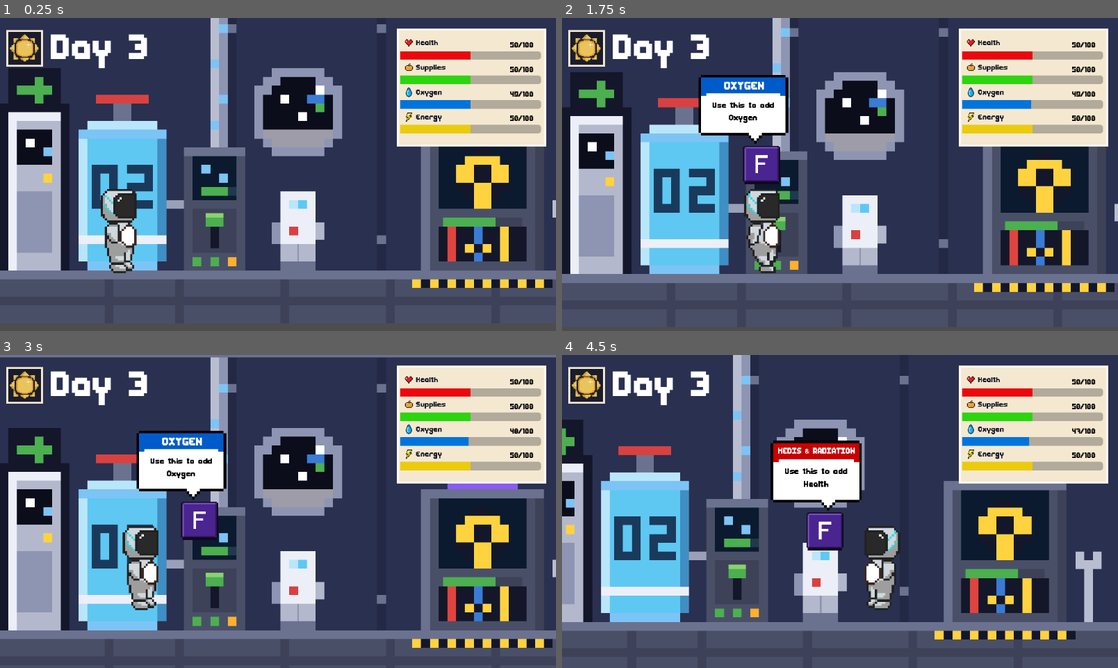
Above: before the commit, frames 1-4 (two rows, left to right).
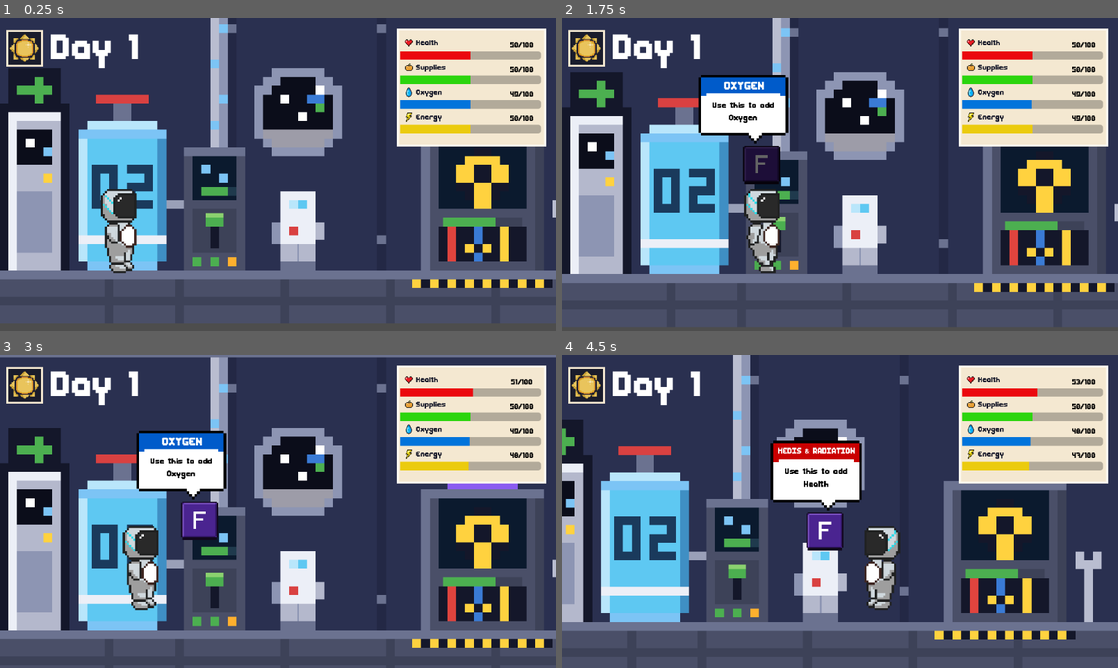
Above: after the commit, the same moments.

Repository: jerrsjackDeet/nasa_hackaton_2026_repo
Game: Godot game, scene res://scene/post.tscn
Same seed, same stepped clock (60 frames per second), same inputs: the game is played once before the commit and once after it. The project has no main scene, so this scene is started directly.
Inputs:
- Up to frame 1 (0.25 s): no input
- Up to frame 2 (1.75 s): hold A (a) 0.53-1.28 s; hold Right from 0.53 s (still down); tap Space at 0.77, 1.52 s; tap D (d) at 0.8, 1.35 s; tap P (f) at 1.55 s
- Up to frame 3 (3 s): release Right at 2.03 s; hold Left 2.03-2.78 s; hold P (f) 2.03-2.78 s; tap A (a) at 2.3, 2.85 s; hold Right from 2.78 s (still down)
- Up to frame 4 (4.5 s): tap Space at 3.02, 3.77 s; tap D (d) at 3.05 s; hold D (d) 3.53-4.28 s; tap P (f) at 3.8, 4.35 s; release Right at 4.28 s; hold Left from 4.28 s (still down)

The runs differ from the first frame. In frame 1, 0.2% of the frame differs, in the area x 23-27%, y 5-14%; in frame 2, 0.9%, in the area x 23-94%, y 5-53%; in frame 3, 0.3%; in frame 4, 0.3%.

Commit message:
bar source finish func

Diff:
--- a/scene/outpost.tscn
+++ b/scene/outpost.tscn
@@ -141,6 +141,7 @@
 vertical_alignment = 1
 
 [node name="Label" type="Label" parent="hidroponik/Hidroponikbubble/Label"]
+layout_mode = 0
 offset_left = -3.35706
 offset_top = 57.9093
 offset_right = 175.643
--- a/scene/post.tscn
+++ b/scene/post.tscn
@@ -133,6 +133,7 @@
 vertical_alignment = 1
 
 [node name="Label" type="Label" parent="listrik/Energybubble/Label"]
+layout_mode = 0
 offset_left = -3.35706
 offset_top = 57.9093
 offset_right = 175.643
@@ -175,6 +176,7 @@
 vertical_alignment = 1
 
 [node name="Label2" type="Label" parent="medic_center/Medis&radiationBubble/Label"]
+layout_mode = 0
 offset_left = 43.512
 offset_top = 58.1734
 offset_right = 222.512
@@ -217,6 +219,7 @@
 vertical_alignment = 1
 
 [node name="Label" type="Label" parent="o2/Oxygenbubble/Label"]
+layout_mode = 0
 offset_left = -3.35706
 offset_top = 57.9093
 offset_right = 175.643
--- a/script/post.gd
+++ b/script/post.gd
@@ -1,8 +1,14 @@
 extends Node2D
+
+@onready var button_o2 = $"o2/Oxygenbubble/Tombol-masuk-normal"
+@onready var button_health = $"medic_center/Medis&radiationBubble/Tombol-masuk-normal"
+@onready var button_elect = $"listrik/Energybubble/Tombol-masuk-normal"
 
 func _ready() -> void:
 	pass
 func _process(delta: float) -> void:
+
+
 	if Varglob.ask_out_post == true:
 		$"door_out_facility/Tombol-masuk-normal".visible = true
 	else:
@@ -12,15 +18,42 @@
 
 	if Varglob.ask_in_o2 == true:
 		$o2/Oxygenbubble.visible = true
+		if Input.is_action_just_pressed("f") and Varglob.o2_on == false:
+			Varglob.o2_on = true
+		elif  Input.is_action_just_pressed("f") and Varglob.o2_on == true:
+			Varglob.o2_on = false
 	else:
 		$o2/Oxygenbubble.visible = false
 
 	if Varglob.ask_in_health == true:
 		$"medic_center/Medis&radiationBubble".visible = true
+		if Input.is_action_just_pressed("f") and Varglob.health_on == false:
+			Varglob.health_on = true
+		elif Input.is_action_just_pressed("f") and Varglob.health_on == true:
+			Varglob.health_on = false
 	else:
 		$"medic_center/Medis&radiationBubble".visible = false
 
 	if Varglob.ask_in_elect == true:
 		$listrik/Energybubble.visible = true
+		if Input.is_action_just_pressed("f") and Varglob.elect_on == false:
+			Varglob.elect_on = true
+		elif Input.is_action_just_pressed("f") and Varglob.elect_on == true:
+			Varglob.elect_on = false
 	else:
 		$listrik/Energybubble.visible = false
+
+	if Varglob.o2_on == true:
+		button_o2.modulate = Color("646464")
+	if Varglob.o2_on == false:
+		button_o2.modulate = Color("ffffff")
+
+	if Varglob.health_on == true:
+		button_health.modulate = Color("646464")
+	if Varglob.health_on == false:
+		button_health.modulate = Color("ffffff")
+
+	if Varglob.elect_on == true:
+		button_elect.modulate = Color("646464")
+	if Varglob.elect_on == false:
+		button_elect.modulate = Color("ffffff")
--- a/script/varglob.gd
+++ b/script/varglob.gd
@@ -14,7 +14,7 @@
 
 var hidro_on = false
 var o2_on = false
-var food_on = false
+var elect_on = false
 var health_on = false
 
 enum day { day1, day2, day3}
@@ -24,7 +24,7 @@
 
 
 func _ready() -> void:
-	nowday =  day.day3
+	nowday =  day.day1
 func _process(delta: float) -> void:
 
 	oksigen -= 0.5 * delta
@@ -33,5 +33,14 @@
 	oksigen = clamp(oksigen, 0, 100)
 	health = clamp(health, 0, 100)
 	if hidro_on == true:
-		food += 1 * delta
+		food += 1.5 * delta
 		electrict -= 0.5 * delta
+	if o2_on == true:
+		oksigen += 2 * delta
+		electrict -= 1 * delta
+	if elect_on == true:
+		electrict += 1 * delta
+		food -= 0.5 * delta
+	if health_on == true:
+		health += 2 * delta
+		electrict -= 1 * delta
Binary file added: assets/Panel_Information.png
Not shown, added: assets/Panel_Information.png.import
Binary file added: assets/pos-bulan-roket-debu.png
Not shown, added: assets/pos-bulan-roket-debu.png.import
